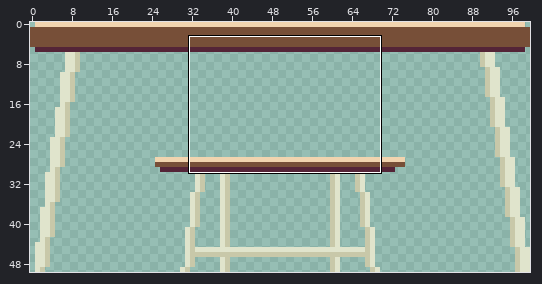
Sprite sheet, stored at assets/desk.png. Above: a wide view before the commit, with the close-up outlined.
Close-up. Earlier state:
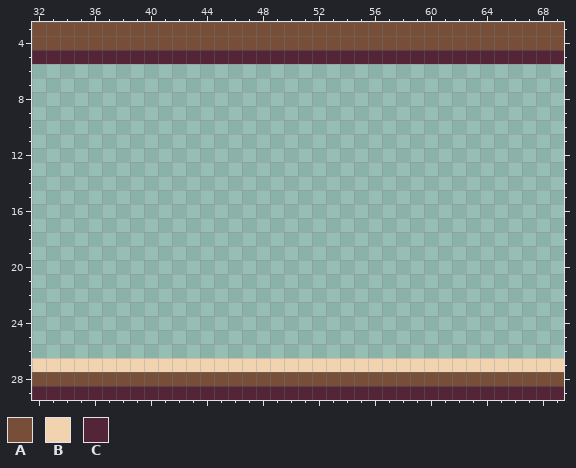
The file is 100x50 pixels. Shown: x 32..69, y 3..29.
Palette (. is transparent): A #774f38  B #f1d4af  C #542437
Pixels before, first column x 32:
 3 AAAAAAAAAAAAAAAAAAAAAAAAAAAAAAAAAAAAAA
 4 AAAAAAAAAAAAAAAAAAAAAAAAAAAAAAAAAAAAAA
 5 CCCCCCCCCCCCCCCCCCCCCCCCCCCCCCCCCCCCCC
 6 ......................................
 7 ......................................
 8 ......................................
 9 ......................................
10 ......................................
11 ......................................
12 ......................................
13 ......................................
14 ......................................
15 ......................................
16 ......................................
17 ......................................
18 ......................................
19 ......................................
20 ......................................
21 ......................................
22 ......................................
23 ......................................
24 ......................................
25 ......................................
26 ......................................
27 BBBBBBBBBBBBBBBBBBBBBBBBBBBBBBBBBBBBBB
28 AAAAAAAAAAAAAAAAAAAAAAAAAAAAAAAAAAAAAA
29 CCCCCCCCCCCCCCCCCCCCCCCCCCCCCCCCCCCCCC
And afterwards:
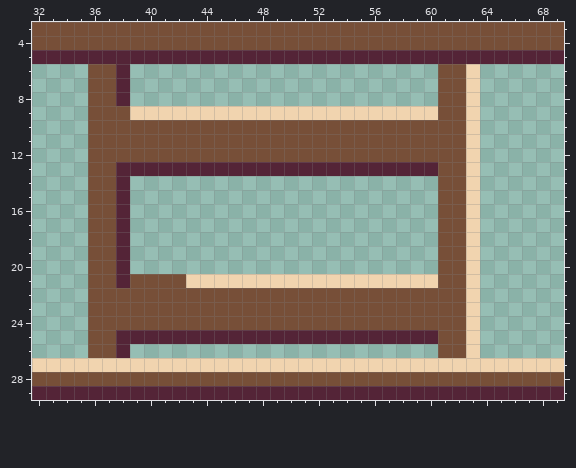
Change:
Changed rows in their new state; - is an unchanged pixel.
first column x 36:
 6 AAC----------------------AAB
 7 AAC----------------------AAB
 8 AAC----------------------AAB
 9 AAABBBBBBBBBBBBBBBBBBBBBBAAB
10 AAAAAAAAAAAAAAAAAAAAAAAAAAAB
11 AAAAAAAAAAAAAAAAAAAAAAAAAAAB
12 AAAAAAAAAAAAAAAAAAAAAAAAAAAB
13 AACCCCCCCCCCCCCCCCCCCCCCCAAB
14 AAC----------------------AAB
15 AAC----------------------AAB
16 AAC----------------------AAB
17 AAC----------------------AAB
18 AAC----------------------AAB
19 AAC----------------------AAB
20 AAC----------------------AAB
21 AACAAAABBBBBBBBBBBBBBBBBBAAB
22 AAAAAAAAAAAAAAAAAAAAAAAAAAAB
23 AAAAAAAAAAAAAAAAAAAAAAAAAAAB
24 AAAAAAAAAAAAAAAAAAAAAAAAAAAB
25 AACCCCCCCCCCCCCCCCCCCCCCCAAB
26 AAC----------------------AAB
